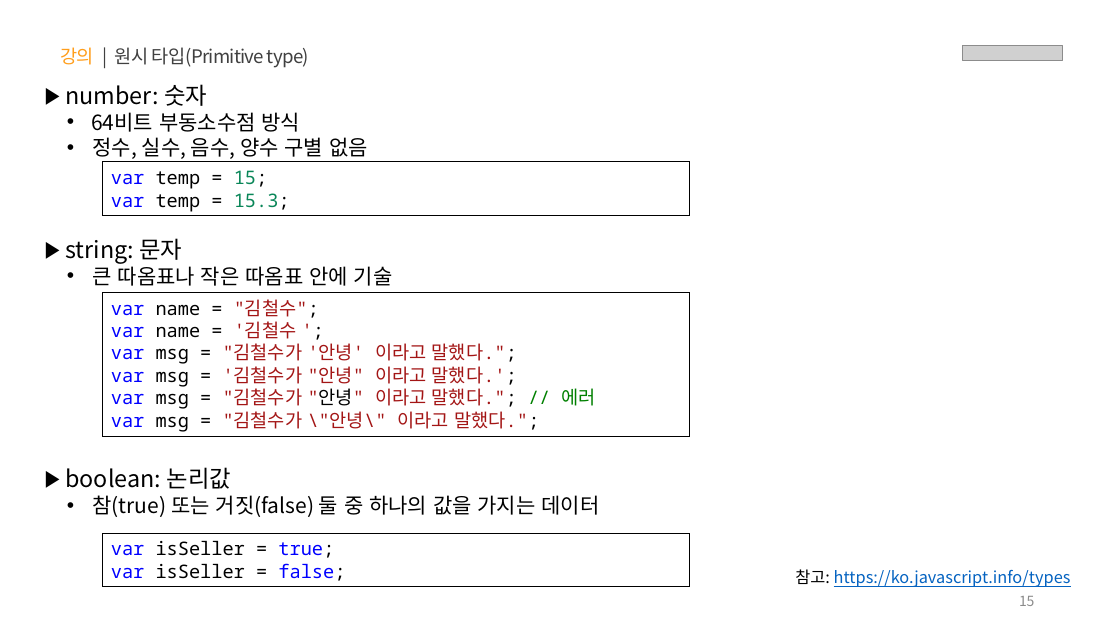
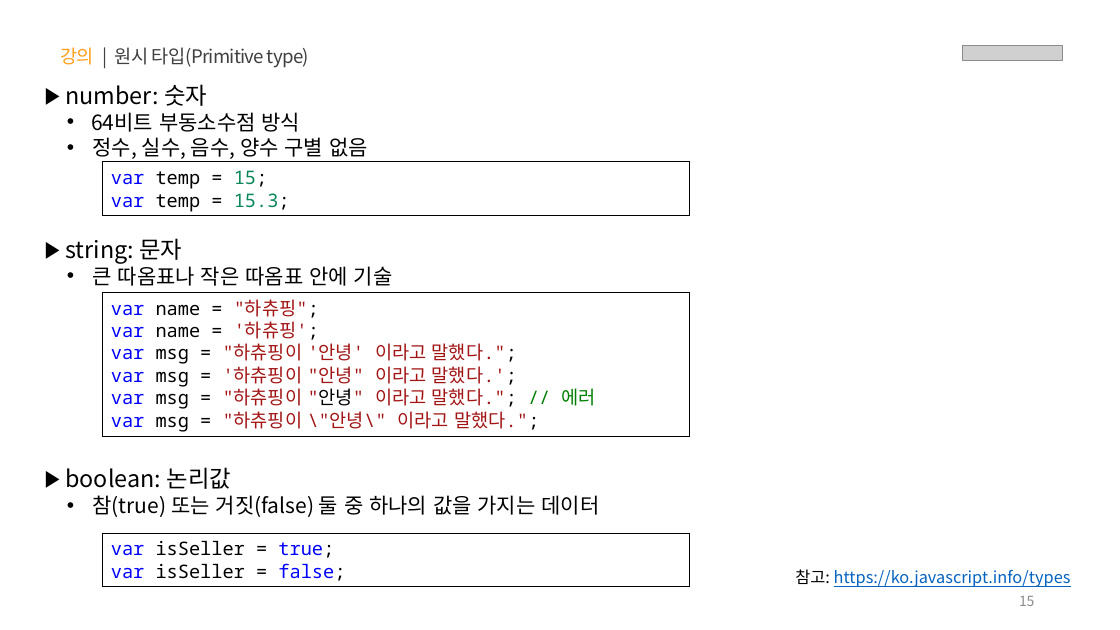
Before and after one commit to yebin-jeong/learn-js, a slide deck: slide 15 of PPT/01.자바스크립트 - 기초 문법.pptx. Drawn at 1120x630 pixels with LibreOffice and Linux fonts; fonts in the diff are those of the drawing; grey boxes stand for pictures. Boxes give left, top, right and bottom in pixels: in the first picture for what was removed or moved away, otherwise in the second. Text is boxed around its words. In the diff, an @@ line names an element or a change of style, - is before the commit and + after.

```diff
--- a/PPT/01.자바스크립트 - 기초 문법.pptx
+++ b/PPT/01.자바스크립트 - 기초 문법.pptx
@@ text in rectangle at <box>111,299,596,432</box>: text changed @@
-var name = "김철수";
-var name = '김철수 ';
-var msg = "김철수가 '안녕' 이라고 말했다.";
-var msg = '김철수가 "안녕" 이라고 말했다.';
-var msg = "김철수가 "안녕" 이라고 말했다."; // 에러
-var msg = "김철수가 \"안녕\" 이라고 말했다.";
+var name = "하츄핑";
+var name = '하츄핑';
+var msg = "하츄핑이 '안녕' 이라고 말했다.";
+var msg = '하츄핑이 "안녕" 이라고 말했다.';
+var msg = "하츄핑이 "안녕" 이라고 말했다."; // 에러
+var msg = "하츄핑이 \"안녕\" 이라고 말했다.";
```
Also in this commit, not shown: 6 other slides changed, 2 other files.
